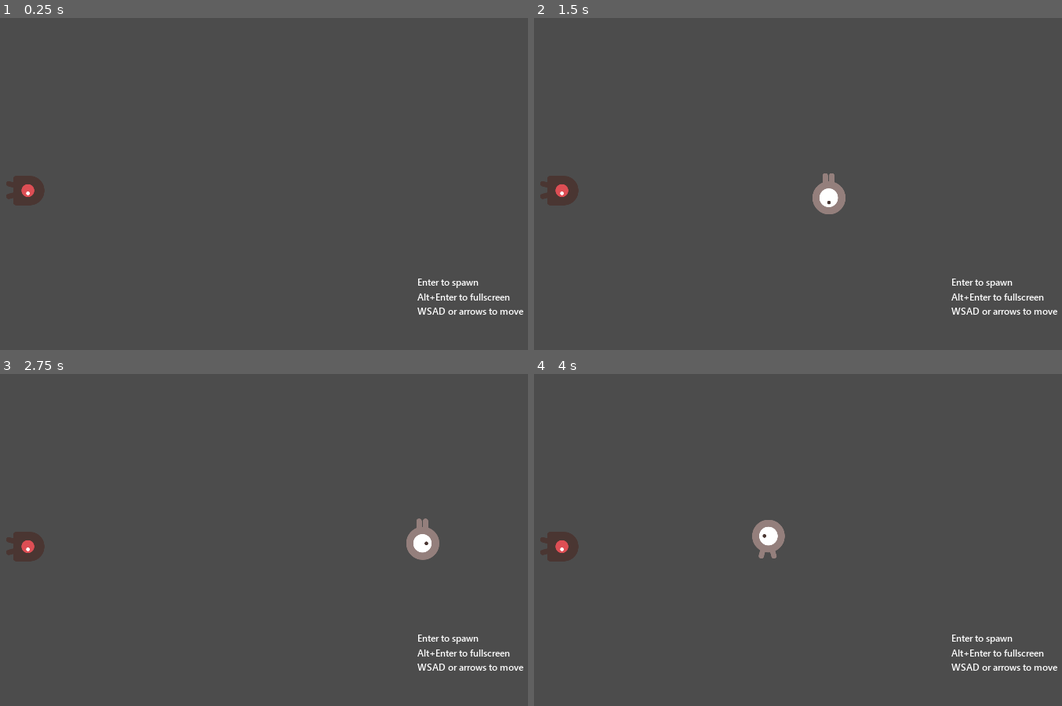
Above: before the commit, frames 1-4 (two rows, left to right).
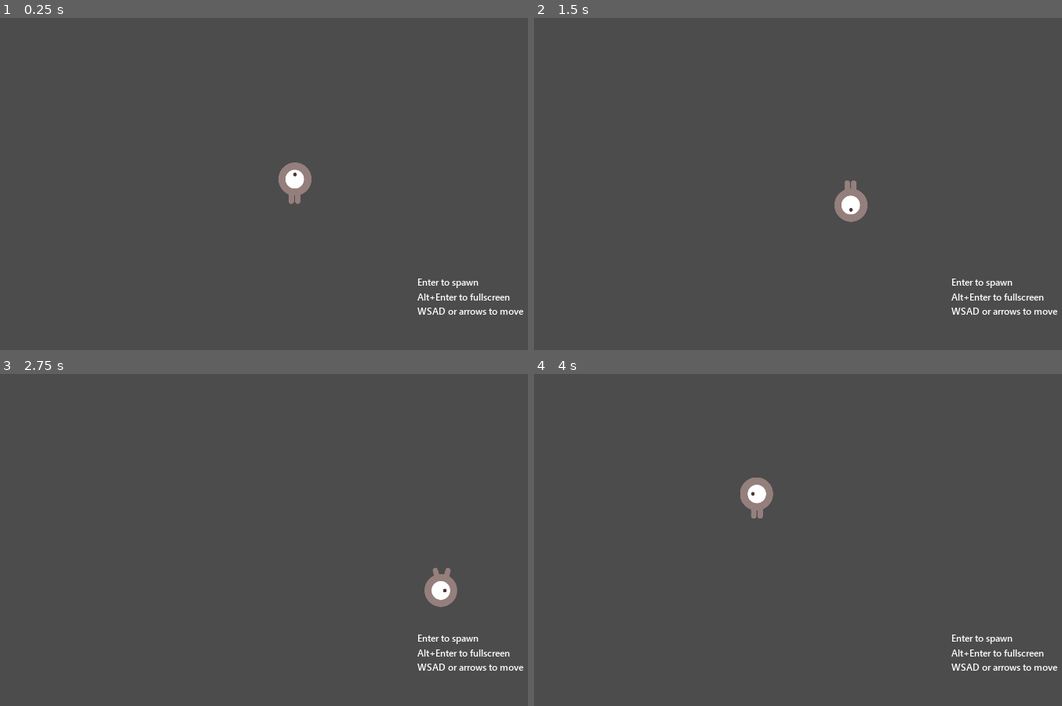
Above: after the commit, the same moments.

Repository: dcheva/v3-02-2d
Game: Godot game, scene res://Main.tscn
Same seed, same stepped clock (60 frames per second), same inputs: the game is played once before the commit and once after it. Before the commit the project starts from res://Scene.tscn.
Inputs:
- Up to frame 1 (0.25 s): no input
- Up to frame 2 (1.5 s): tap Enter (enter) at 0.5, 0.6, 1.35 s; hold Right (move_right) 0.53-1.28 s; hold Down (move_down) from 1.28 s (still down)
- Up to frame 3 (2.75 s): release Down (move_down) at 2.03 s; hold Right (move_right) from 2.03 s (still down); tap Enter (enter) at 2.1 s
- Up to frame 4 (4 s): release Right (move_right) at 2.78 s; hold Up (move_up) 2.78-3.53 s; tap Enter (enter) at 2.85, 3.6 s; hold Left (move_left) from 3.53 s (still down)

The runs differ from the first frame. In frame 1, 1.0% of the frame differs, in the area x 1-59%, y 43-57%; in frame 2, 1.4%; in frame 3, 1.6%, in the area x 1-87%, y 43-71%; in frame 4, 1.6%.

Commit message:
v3-02-2d-02-game-without-juice

Diff:
--- a/Main.gd
+++ b/Main.gd
@@ -1,5 +1,53 @@
 extends Node2D
 
+export var score = 0
+export(PackedScene) var mob_scene
 
 func _ready():
-	$"StartPosition".set_deferred("position", Vector2(240, 450))
+	# Init
+	$"StartPosition".position = get_viewport_rect().size / 2
+	randomize()
+	new_game()
+
+func new_game():
+	score = 0
+	$Player.start($StartPosition.position)
+	$StartTimer.start()
+
+func game_over():
+	$ScoreTimer.stop()
+	$MobTimer.stop()
+
+func _on_ScoreTimer_timeout():
+	score += 1
+	$MobTimer.wait_time = lerp($MobTimer.wait_time, 0, 0.01)
+	print($MobTimer.wait_time)
+
+func _on_StartTimer_timeout():
+	$MobTimer.start()
+	$ScoreTimer.start()
+
+func _on_MobTimer_timeout():
+	# Create a new instance of the Mob scene.
+	var mob = mob_scene.instance()
+	# Choose a random location on Path2D.
+	var mob_spawn_location = get_node("MobPath/MobSpawnLocation")
+	mob_spawn_location.offset = randi()
+	# Set the mob's direction perpendicular to the path direction.
+	var direction = mob_spawn_location.rotation + PI / 2
+	# Set the mob's position to a random location.
+	mob.position = mob_spawn_location.position
+	# Add some randomness to the direction.
+	direction += rand_range(-PI / 4, PI / 4)
+	mob.rotation = direction
+	# Choose the velocity for the mob.
+	var velocity = Vector2(rand_range(150.0, 250.0), 0.0)
+	mob.linear_velocity = velocity.rotated(direction)
+	# Spawn the mob by adding it to the Main scene.
+	add_child(mob)
+
+func _on_Player_hit():
+	game_over() # Replace with function body.
+
+func _on_Player_restart():
+	new_game()
--- a/Main.tscn
+++ b/Main.tscn
@@ -1,6 +1,12 @@
-[gd_scene load_steps=3 format=2]
+[gd_scene load_steps=7 format=2]
 
 [ext_resource path="res://Main.gd" type="Script" id=1]
+[ext_resource path="res://Mob.tscn" type="PackedScene" id=2]
+[ext_resource path="res://Player.tscn" type="PackedScene" id=3]
+[ext_resource path="res://fonts/SegoeUI/SegoeUI-SemiBold.ttf" type="DynamicFontData" id=4]
+
+[sub_resource type="DynamicFont" id=2]
+font_data = ExtResource( 4 )
 
 [sub_resource type="Curve2D" id=1]
 _data = {
@@ -9,16 +15,51 @@
 
 [node name="Main" type="Node2D"]
 script = ExtResource( 1 )
+score = 5
+mob_scene = ExtResource( 2 )
+
+[node name="Camera2D" type="Camera2D" parent="."]
+position = Vector2( 512, 300 )
+current = true
+
+[node name="CenterContainer" type="CenterContainer" parent="Camera2D"]
+anchor_left = 0.5
+anchor_top = 0.5
+anchor_right = 0.5
+anchor_bottom = 0.5
+margin_left = 200.0
+margin_top = 150.0
+margin_right = 50.0
+margin_bottom = 50.0
+
+[node name="Label" type="Label" parent="Camera2D/CenterContainer"]
+margin_right = 184.0
+margin_bottom = 75.0
+custom_fonts/font = SubResource( 2 )
+text = "Enter to spawn
+Alt+Enter to fullscreen
+WSAD or arrows to move"
+
+[node name="Player" parent="." instance=ExtResource( 3 )]
 
 [node name="MobTimer" type="Timer" parent="."]
-wait_time = 0.5
 
 [node name="ScoreTimer" type="Timer" parent="."]
 
 [node name="StartTimer" type="Timer" parent="."]
 wait_time = 2.0
+one_shot = true
 
 [node name="StartPosition" type="Position2D" parent="."]
 
 [node name="MobPath" type="Path2D" parent="."]
 curve = SubResource( 1 )
+
+[node name="MobSpawnLocation" type="PathFollow2D" parent="MobPath"]
+
+[connection signal="body_entered" from="Player" to="Player" method="_on_Player_body_entered"]
+[connection signal="hit" from="Player" to="." method="_on_Player_hit"]
+[connection signal="restart" from="Player" to="." method="_on_Player_restart"]
+[connection signal="timeout" from="MobTimer" to="." method="_on_MobTimer_timeout"]
+[connection signal="timeout" from="ScoreTimer" to="." method="_on_ScoreTimer_timeout"]
+[connection signal="timeout" from="StartTimer" to="." method="_on_StartTimer_timeout"]
--- a/Mob.gd
+++ b/Mob.gd
@@ -1,13 +1,11 @@
 extends RigidBody2D
-
 
 func _ready():
 
 	# play the animation and randomly choose one of the three animation types:
-	$AnimatedSprite.playing = true
+	$AnimatedSprite.play()
 	var mob_types = $AnimatedSprite.frames.get_animation_names()
 	$AnimatedSprite.animation = mob_types[randi() % mob_types.size()]
 
-
 func _on_VisibilityNotifier2D_screen_exited():
 	queue_free()
--- a/Player.gd
+++ b/Player.gd
@@ -1,12 +1,13 @@
 extends Area2D
 
 export var speed = 500 # How fast the player will move (pixels/sec).
+var screen_size # Size of the game window
 
-var screen_size # Size of the game window
 var velocity = Vector2.ZERO # The player's movement vector
 var animate = "up" # Movement direction
 
 signal hit
+signal restart
 
 func _ready():
 	screen_size = get_viewport_rect().size
@@ -14,18 +15,17 @@
 
 func _process(delta):
 
+	# Hard restart
+	if Input.is_action_just_pressed("enter"):
+		emit_signal("restart")
+
+	# Fullscreen
+	# Project settings - Strech 2d Ignore
+	if Input.is_action_just_pressed("full_screen"):
+		OS.window_fullscreen = !OS.window_fullscreen
+
 	# The player's movement target vector
 	var velocity_to = Vector2.ZERO
-
-	# (Re-) Enter Screen
-	if Input.is_action_just_pressed("enter"):
-		velocity = Vector2.ZERO
-		velocity_to = Vector2.ZERO
-		start(get_viewport_rect().size / 2)
-
-	if Input.is_action_just_pressed("full_screen"):
-		# Project settings - Strech 2d Ignore
-		OS.window_fullscreen = !OS.window_fullscreen
 
 	# LERP2 - another LERP physics
 	if Input.is_action_just_pressed("move_right"):
@@ -64,15 +64,13 @@
 	position.x = clamp(position.x, 30, screen_size.x - 30)
 	position.y = clamp(position.y, 35, screen_size.y - 35)
 
+func start(pos):
+	position = pos
+	show()
+	$CollisionShape2D.disabled = false
 
 func _on_Player_body_entered(_body):
 	hide() # Player disappears after being hit.
 	emit_signal("hit")
 	# Must be deferred as we can't change physics properties on a physics callback.
 	$CollisionShape2D.set_deferred("disabled", true) # Replace with function body.
-
-
-func start(pos):
-	position = pos
-	show()
-	$CollisionShape2D.disabled = false
--- a/Scene.tscn
+++ b/Scene.tscn
@@ -1,35 +1,9 @@
-[gd_scene load_steps=5 format=2]
+[gd_scene load_steps=3 format=2]
 
 [ext_resource path="res://Player.tscn" type="PackedScene" id=1]
 [ext_resource path="res://Mob.tscn" type="PackedScene" id=2]
-[ext_resource path="res://fonts/SegoeUI/SegoeUI-SemiBold.ttf" type="DynamicFontData" id=3]
-
-[sub_resource type="DynamicFont" id=1]
-font_data = ExtResource( 3 )
 
 [node name="Scene" type="Node2D"]
-
-[node name="Camera2D" type="Camera2D" parent="."]
-position = Vector2( 512, 300 )
-current = true
-
-[node name="CenterContainer" type="CenterContainer" parent="Camera2D"]
-anchor_left = 0.5
-anchor_top = 0.5
-anchor_right = 0.5
-anchor_bottom = 0.5
-margin_left = 200.0
-margin_top = 150.0
-margin_right = 50.0
-margin_bottom = 50.0
-
-[node name="Label" type="Label" parent="Camera2D/CenterContainer"]
-margin_right = 184.0
-margin_bottom = 75.0
-custom_fonts/font = SubResource( 1 )
-text = "Enter to spawn
-Alt+Enter to fullscreen
-WSAD or arrows to move"
 
 [node name="Player" parent="." instance=ExtResource( 1 )]
 
--- a/project.godot
+++ b/project.godot
@@ -11,8 +11,8 @@
 [application]
 
 config/name="v3-02-2d"
-run/main_scene="res://Scene.tscn"
-config/icon="res://icon.png"
+run/main_scene="res://Main.tscn"
+config/icon="res://art/playerGrey_walk1.png"
 
 [display]
 
Not shown, changed: export_presets.cfg
